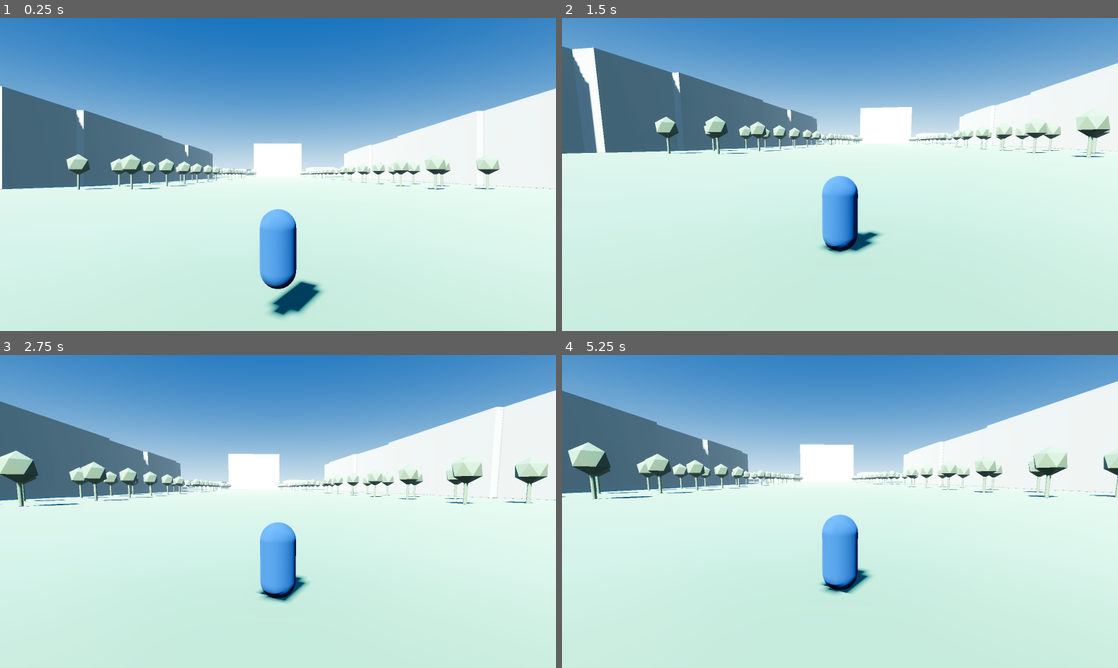
Above: before the commit, frames 1-4 (two rows, left to right).
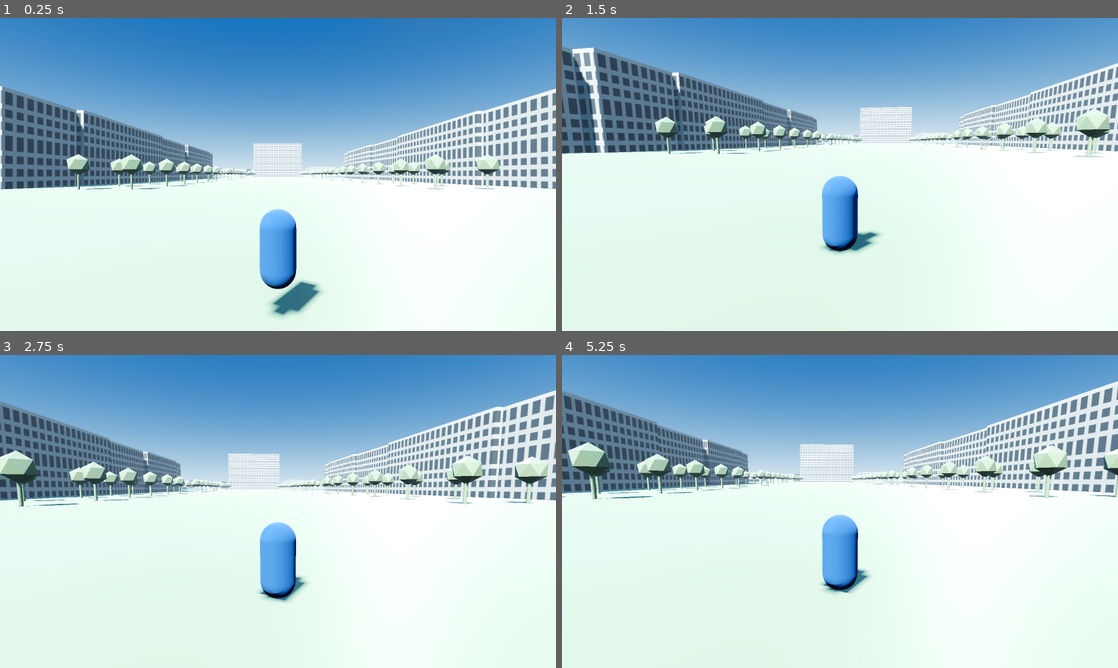
Above: after the commit, the same moments.

Repository: M1ghty32/M1ghty_2wy
Game: Godot game, scene res://main.tscn
Same seed, same stepped clock (60 frames per second), same inputs: the game is played once before the commit and once after it.
Inputs (mouse positions are in pixels of both pictures, inside the frame that each line leads up to):
- Up to frame 1 (0.25 s): no input
- Up to frame 2 (1.5 s): move the mouse to (867, 174) at 0.52 s; hold Shift 0.53-1.28 s; hold W from 0.53 s (still down); tap Space at 0.77 s; move the mouse to (812, 174) at 1.27 s; tap Shift at 1.35 s
- Up to frame 3 (2.75 s): keep holding W; tap Space at 1.52 s; move the mouse to (289, 505) at 2.02 s; hold Shift from 2.03 s (still down)
- Up to frame 4 (5.25 s): keep holding W; move the mouse to (834, 517) at 2.77 s; release Shift at 2.78 s; tap Shift at 2.85, 4.35 s; tap Space at 3.02, 3.77, 4.52 s; move the mouse to (878, 514) at 3.52 s; hold Shift 3.53-4.28 s; move the mouse to (795, 508) at 4.27 s; move the mouse to (845, 511) at 5.02 s; hold Shift from 5.03 s (still down)

The runs differ from the first frame. In frame 1, 30% of the frame differs, in the area x 0-100%, y 21-100%; in frame 2, 37%; in frame 3, 35%; in frame 4, 38%, in the area x 0-100%, y 9-100%.

Commit message:
fix(godot): restore window facades and unified materials for GLB campus

Diff:
--- a/city-twin/godot/main.gd
+++ b/city-twin/godot/main.gd
@@ -64,6 +64,7 @@
 	_fix_glb_materials(root)
 	return true
 
+
 func _fix_glb_materials(root: Node) -> void:
 	for mi in root.find_children("*", "MeshInstance3D", true, false):
 		var n := String(mi.name)
@@ -79,8 +80,11 @@
 			mat.albedo_color = Color(0.72, 0.72, 0.70)
 			mat.roughness = 0.8
 		elif n.begins_with("BLD"):
-			mat.albedo_color = Color(0.74, 0.72, 0.68)
-			mat.roughness = 0.8
+			mat.albedo_color = Color(0.86, 0.84, 0.80)
+			mat.albedo_texture = _window_texture()
+			mat.uv1_triplanar = true
+			mat.uv1_scale = Vector3(0.10, 0.10, 0.10)
+			mat.roughness = 0.72
 		else:
 			continue
 		mi.material_override = mat
@@ -97,7 +101,7 @@
 	sky.sky_material = sky_mat
 	env.sky = sky
 	env.ambient_light_source = Environment.AMBIENT_SOURCE_SKY
-	env.ambient_light_energy = 0.45
+	env.ambient_light_energy = 0.95
 	env.ssao_enabled = true
 	env.ssao_intensity = 1.6
 	env.ssao_radius = 1.2
@@ -122,6 +126,12 @@
 	sun.directional_shadow_max_distance = 420.0
 	sun.directional_shadow_mode = DirectionalLight3D.SHADOW_PARALLEL_4_SPLITS
 	add_child(sun)
+	var fill := DirectionalLight3D.new()
+	fill.rotation_degrees = Vector3(-35, 150, 0)
+	fill.light_energy = 0.5
+	fill.light_color = Color(0.72, 0.82, 0.95)
+	fill.shadow_enabled = false
+	add_child(fill)
 
 func _build_ground() -> void:
 	var floor_body := StaticBody3D.new()
